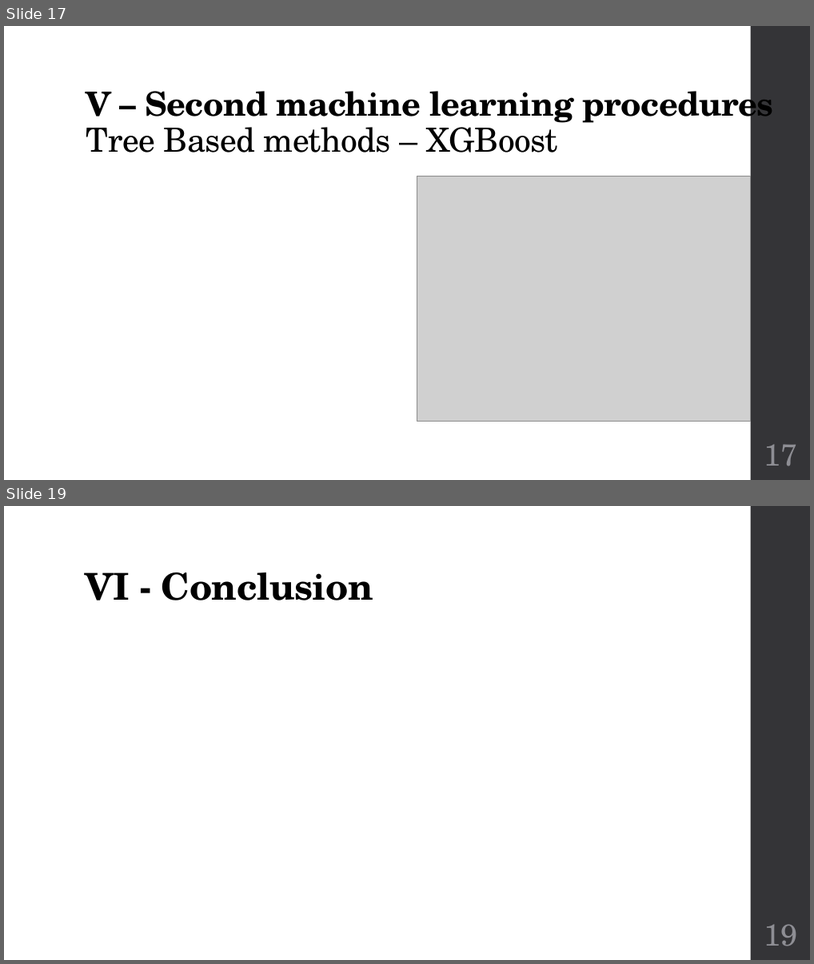
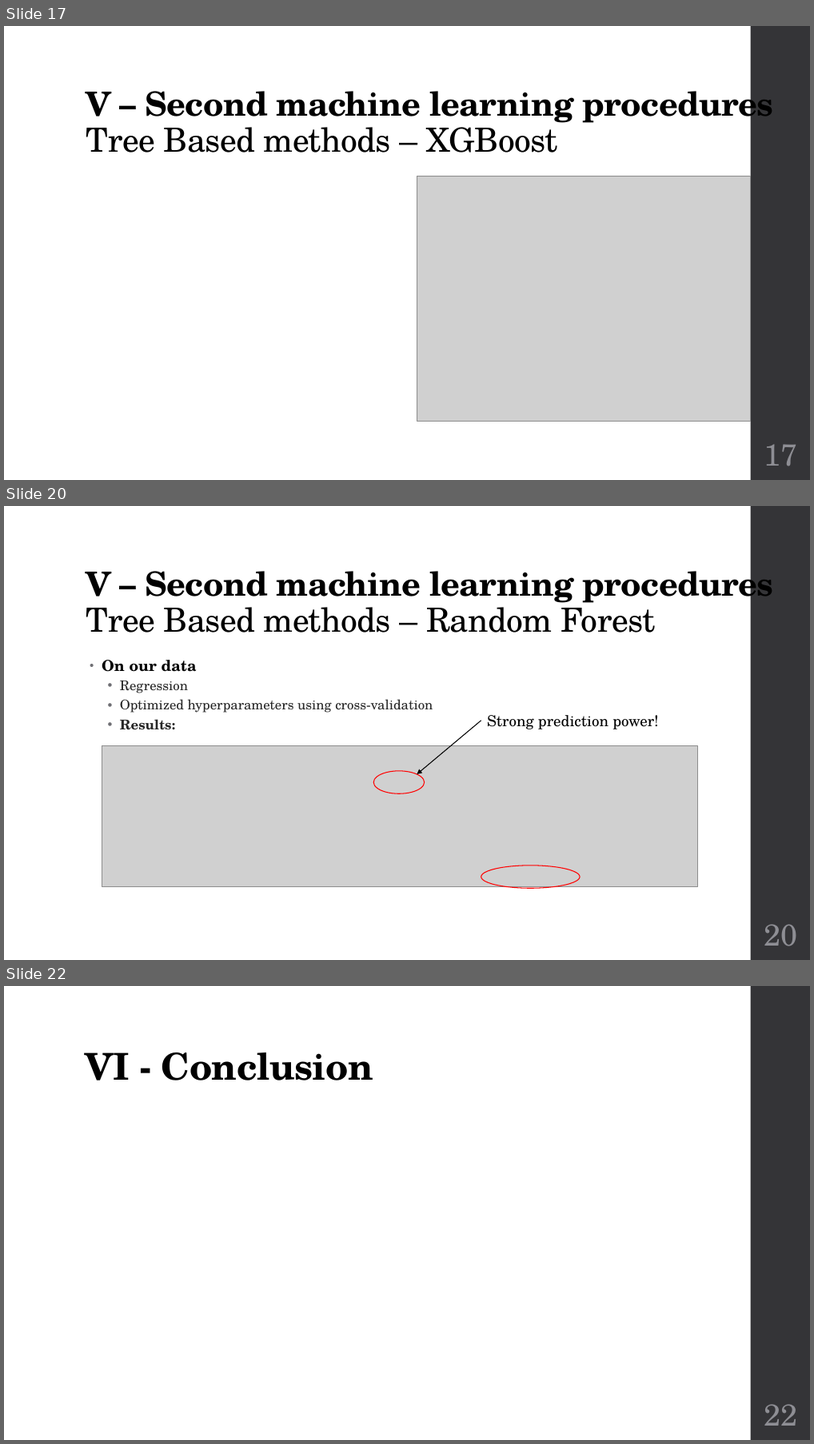
Before and after one commit to jveillon/Projet_Statapp, a slide deck: Soutenance/Soutenance - Présentation.pptx. Shown one above the other, each under a label of ours: slides 17 and 19 before the commit, slides 17, 20 and 22 after it; the slides between them are not shown. The pictures are 814x964 and 814x1444 pixels, drawn with LibreOffice and Linux fonts; fonts in the diff are those of the drawing; grey boxes stand for pictures. Boxes give left, top, right and bottom in pixels: in the first picture for what was removed or moved away, otherwise in the second. Text is boxed around its words. In the diff, an @@ line names an element or a change of style, - is before the commit and + after.

Commit message:
J'avais oublié d'upload le fichier sur les random forests

```diff
--- a/Soutenance/Soutenance - Présentation.pptx
+++ b/Soutenance/Soutenance - Présentation.pptx
@@ slide 20 added at <box>4,506,810,960</box>, background #FFFFFF; not listed: 1 template element that a slide beside it also shows @@
@@ title added at <box>86,561,774,632</box>, 39.6 pt, text #000000, bold @@
+V – Second machine learning procedures
+Tree Based methods – Random Forest
@@ text added at <box>102,660,433,730</box>, 16 pt, text #262626 @@
+• On our data
+  • Regression
+  • Optimized hyperparameters using cross-validation
+  • Results:
@@ arrow added from (482, 720) to (417, 774), #000000 1 pt @@
@@ text added at <box>487,715,658,729</box>, 18 pt, text #000000 @@
+Strong prediction power!
@@ picture added at <box>102,745,698,887</box> @@
@@ ellipse added at <box>374,771,425,794</box>, outline #FF0000 1 pt @@
@@ ellipse added at <box>482,865,580,888</box>, outline #FF0000 1 pt @@
@@ page number added at <box>764,924,798,946</box>, 36 pt, text #8E8E94 @@
+20
@@ what was slide 19 is now slide 22 @@
@@ page number at <box>764,1404,798,1425</box>: text changed @@
-19
+22
```
Also in this commit, not shown: 1 slide changed, 2 other slides added, 2 other files.
